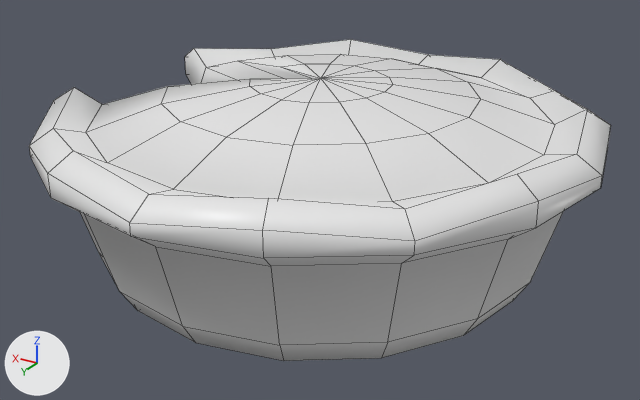
Before and after pictures for a commit that changed the FBX model Assets/Models/Recipes/pie.fbx.
One viewpoint serves both versions: a camera (50 mm lens) standing at (-0.78, 1.303, 0.584) and looking at (-0.015, 0.028, -0.053). Arrows for +X, +Y and +Z are at lower left; the lights stay in place. Mesh edges are drawn as thin lines. Where no turn or scale is listed for an object, it has been applied to the vertices.

Names of what the first picture shows: 'pie'.
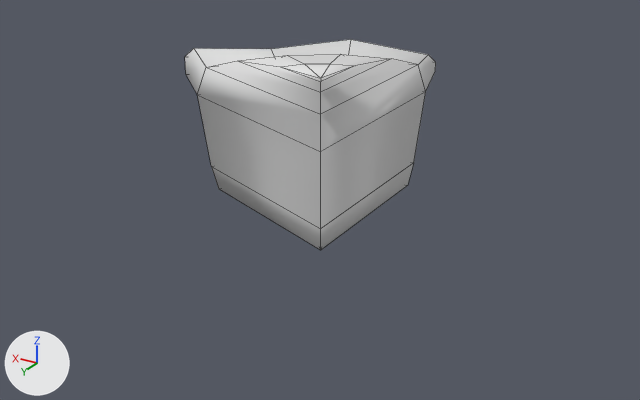
The newer file is also rescaled (x2.002), turned or shifted as a whole; pictures and numbers use the older file's frame.

The change in detail:
me_cylinder is used by ob_pie; location (0.0, 0.0, 0.0).
me_cylinder had 142 vertices, 153 faces and spanned x -0.501..0.463, y -0.501..0.501, z -0.171..0.166.
me_cylinder now has 43 vertices, 44 faces and spans x 0.0..0.463, y -0.501..0.0, z -0.171..0.166.
Part 1, on me_cylinder:
99 vertices are removed from x -0.501..0.463, y -0.463..0.501, z -0.171..0.16.
116 faces are deleted.
7 new faces join them.

What differs and where, as boxes (x1, y1, x2, y2) in the pictures (640 x 400 px):
'pie', reshaped (57% narrower, 34% shorter): before (29, 39, 611, 361); after (185, 39, 436, 250)
part 1 of me_cylinder, cut back: before (29, 55, 611, 361); after (321, 55, 436, 249)
